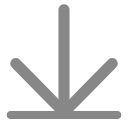
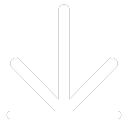
The second 128 x 128 image is a revision of the first. Changes to its layers:
painted on "Warstwa malowania 1" over [7, 4, 121, 119]
